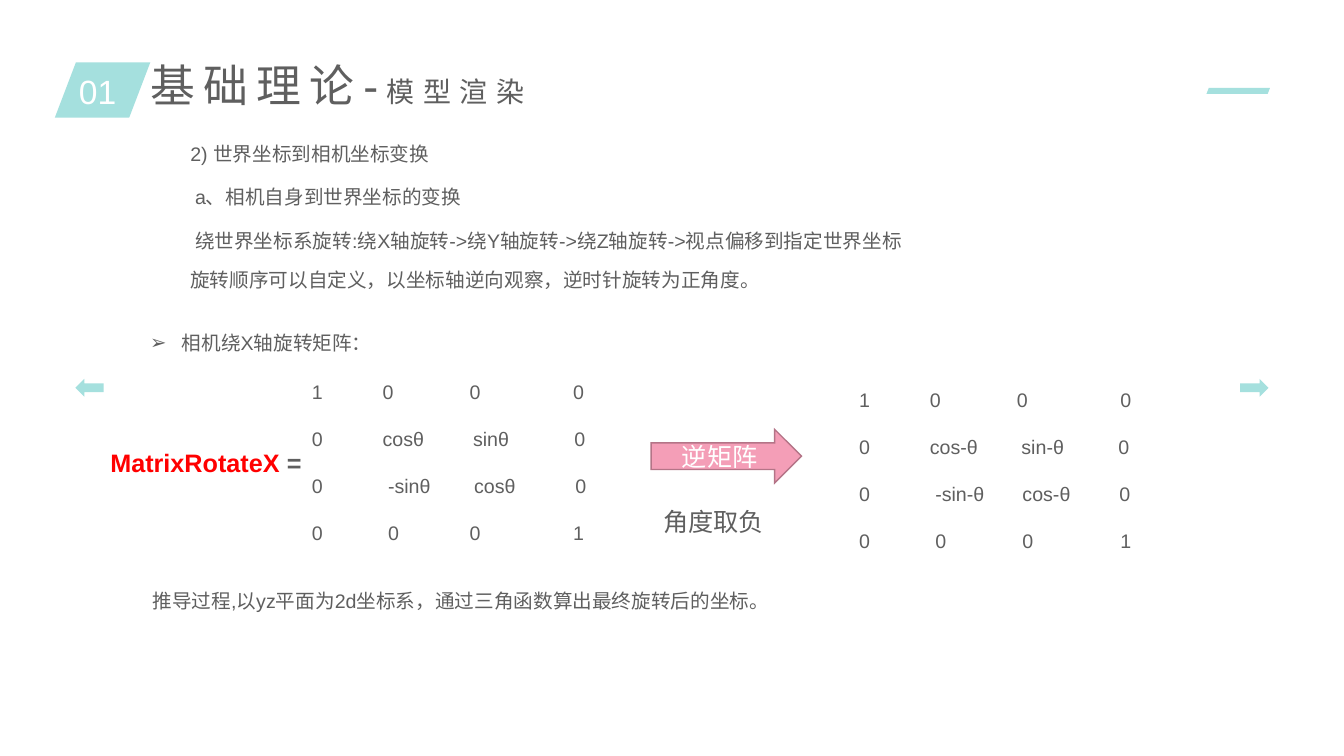
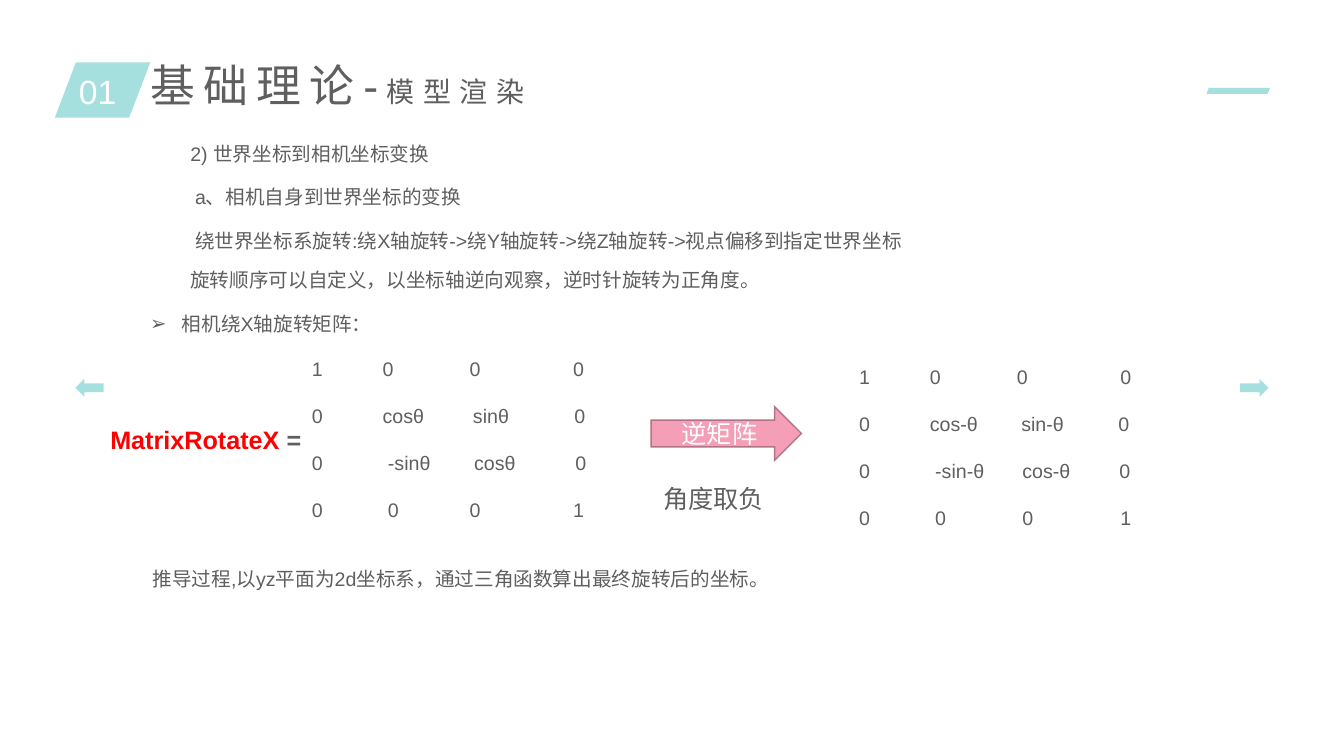
Before and after one commit to lijun4727/3d-study, a slide deck: slide 15 of 3d游戏引擎.pptx. Drawn at 1344x756 pixels with LibreOffice and Linux fonts; fonts in the diff are those of the drawing. Boxes give left, top, right and bottom in pixels: in the first picture for what was removed or moved away, otherwise in the second. Text is boxed around its words. In the diff, an @@ line names an element or a change of style, - is before the commit and + after.

```diff
--- a/3d游戏引擎.pptx
+++ b/3d游戏引擎.pptx
@@ text "相机绕X轴旋转矩阵：": place and size @@
-text "相机绕X轴旋转矩阵：" at <box>182,333,372,352</box>
+text "相机绕X轴旋转矩阵：" at <box>182,314,372,333</box>
@@ 4 texts, 1 right arrow: place and size @@
-4 texts, 1 right arrow at <box>110,385,802,612</box>
+4 texts, 1 right arrow at <box>110,362,802,590</box>
@@ text "1 0 0 0": place and size @@
-text "1 0 0 0" at <box>859,393,1131,548</box>
+text "1 0 0 0" at <box>859,370,1131,525</box>
```
Also in this commit, not shown: 5 other slides changed, 1 slide removed.
